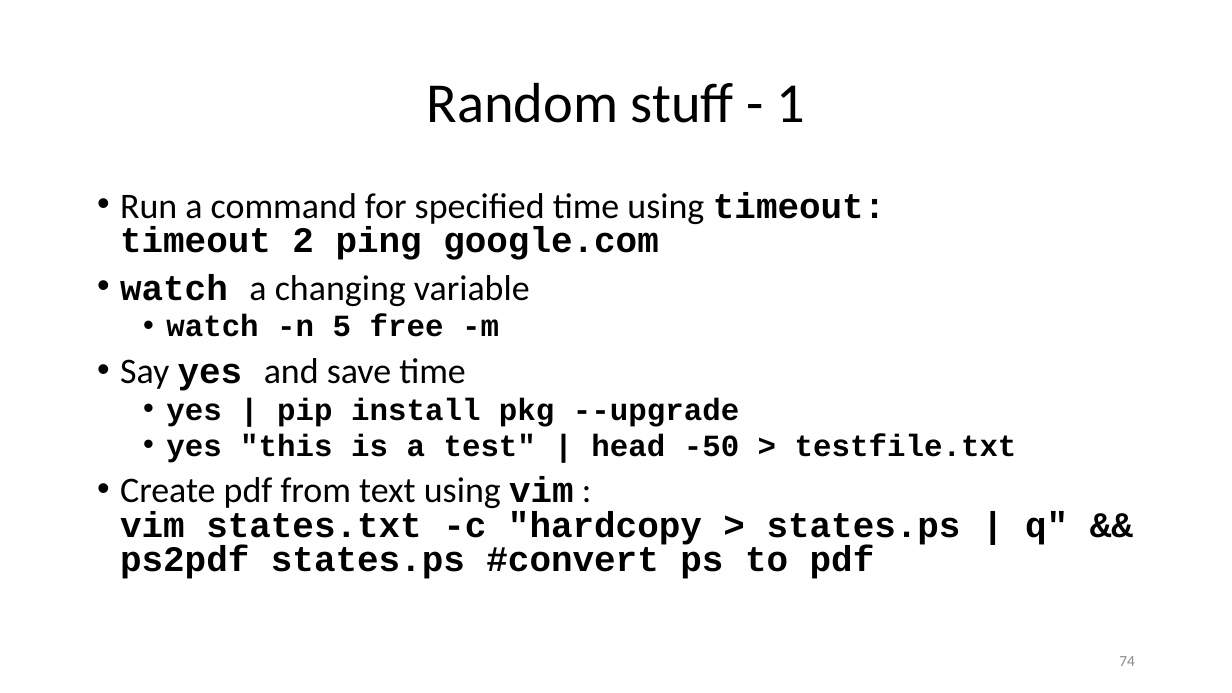
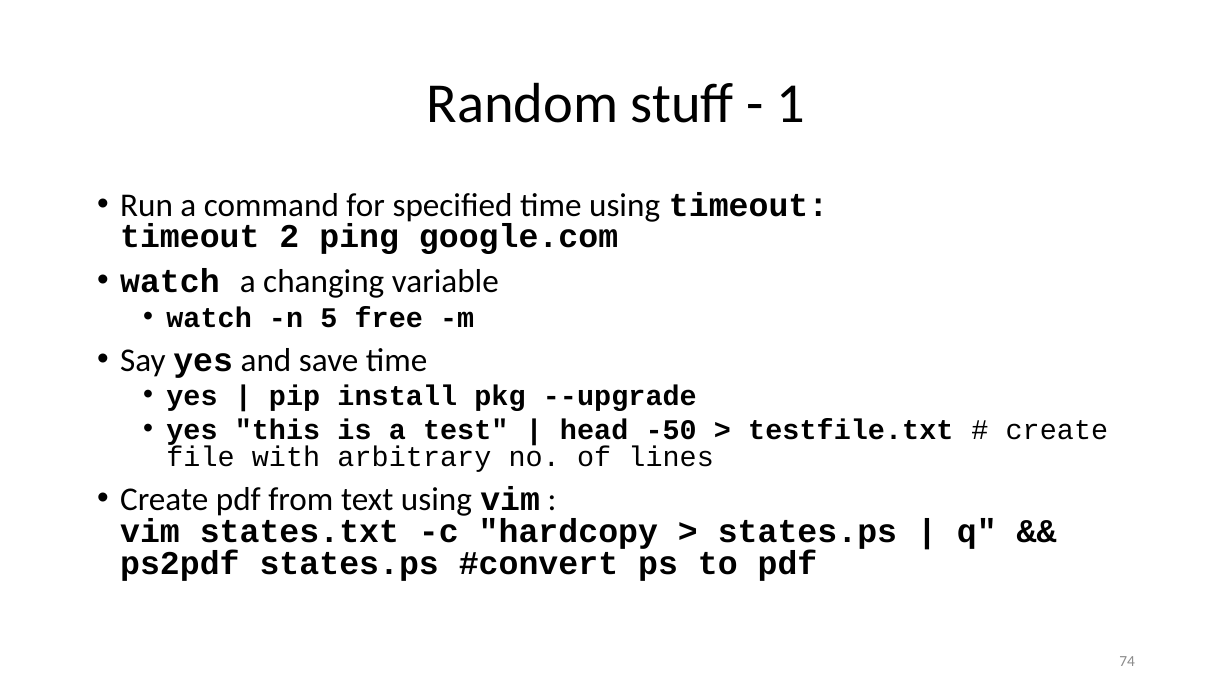
Before and after one commit to ketancmaheshwari/lisa19, a slide deck: slide 74 of lpt_LISA.pptx. Drawn at 1232x693 pixels with LibreOffice and Linux fonts; fonts in the diff are those of the drawing. Boxes give left, top, right and bottom in pixels: in the first picture for what was removed or moved away, otherwise in the second. Text is boxed around its words. In the diff, an @@ line names an element or a change of style, - is before the commit and + after.

Commit message:
Latest version of slides in pptx format

```diff
--- a/lpt_LISA.pptx
+++ b/lpt_LISA.pptx
@@ text at [120,192,997,581]: size 21 to 19.4 pt in "Run a command for specified time using ...", "watch a changing variable", "Say yes and save time", "Create pdf from text using vim : ..."; size 18 to 16.6 pt in "watch -n 5 free -m", "yes | pip install pkg --upgrade" @@
@@ text at [166,419,1109,472]: text changed; size 18 to 16.6 pt @@
-  • yes "this is a test" | head -50 > testfile.txt
+  • yes "this is a test" | head -50 > testfile.txt # create file with arbitrary no. of lines
```
Also in this commit, not shown: 5 other slides changed.
